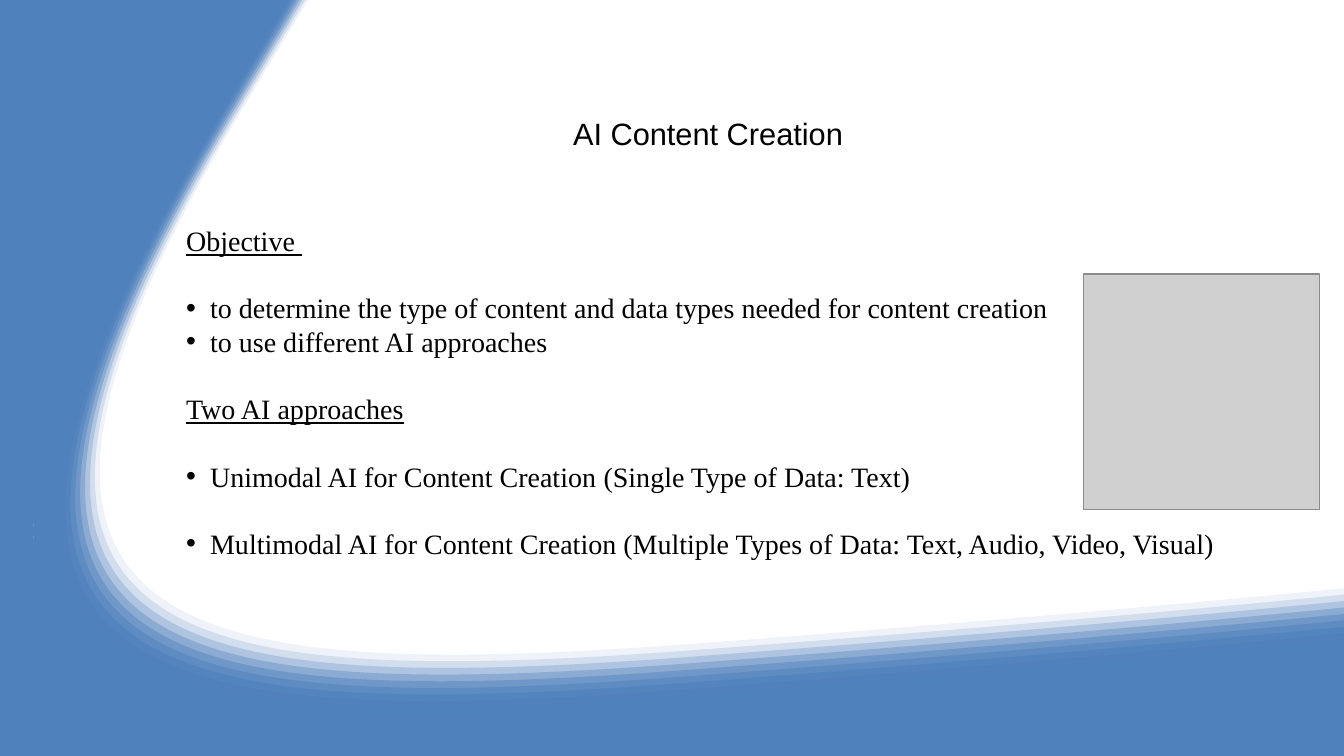
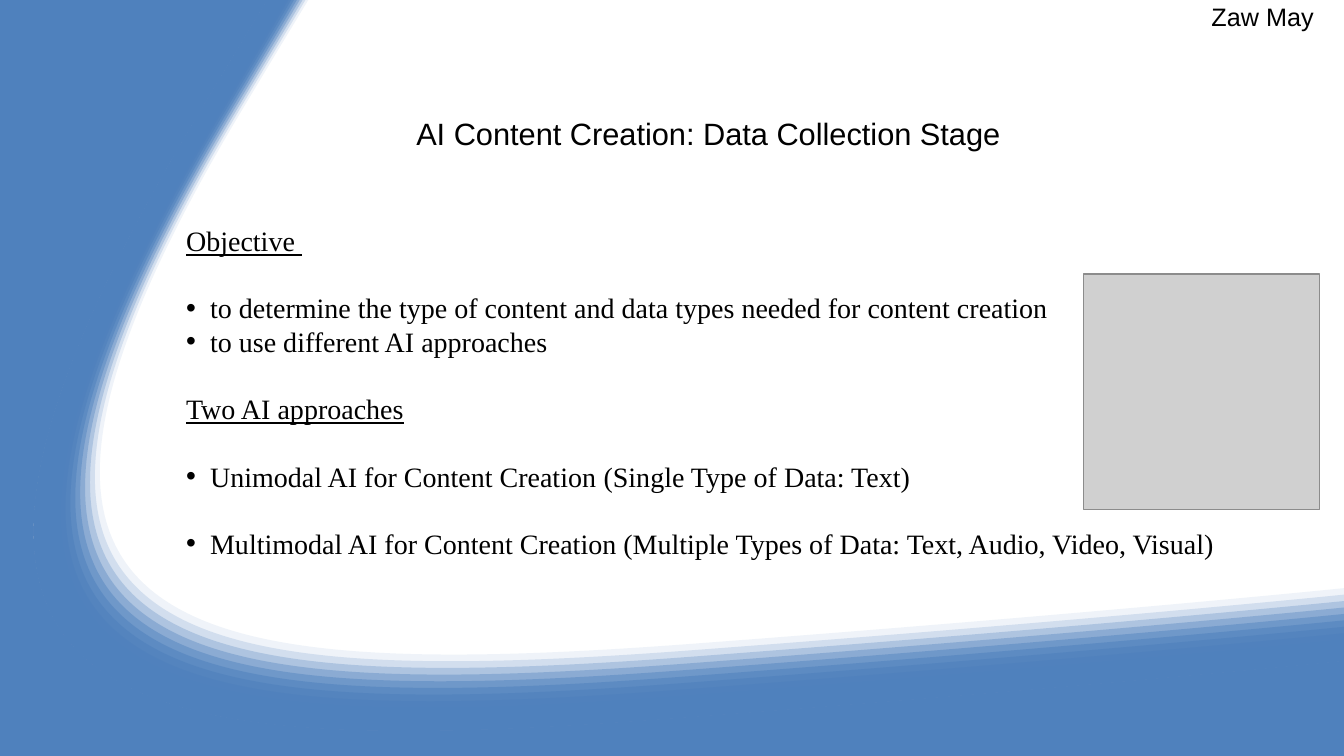
Before and after one commit to zaw-may/content-creation-chatbot, a slide deck: slide 1 of presentation files/AI Content Creation.pptx. Drawn at 1344x756 pixels with LibreOffice and Linux fonts; fonts in the diff are those of the drawing; grey boxes stand for pictures. Boxes give left, top, right and bottom in pixels: in the first picture for what was removed or moved away, otherwise in the second. Text is boxed around its words. In the diff, an @@ line names an element or a change of style, - is before the commit and + after.

Commit message:
edited presentation file

```diff
--- a/presentation files/AI Content Creation.pptx
+++ b/presentation files/AI Content Creation.pptx
@@ text added at (1211,8,1314,31), 18 pt, text #000000 @@
+Zaw May
@@ text at (416,122,1000,150): text changed @@
-AI Content Creation
+AI Content Creation: Data Collection Stage
```
Also in this commit, not shown: 1 other slide changed.
